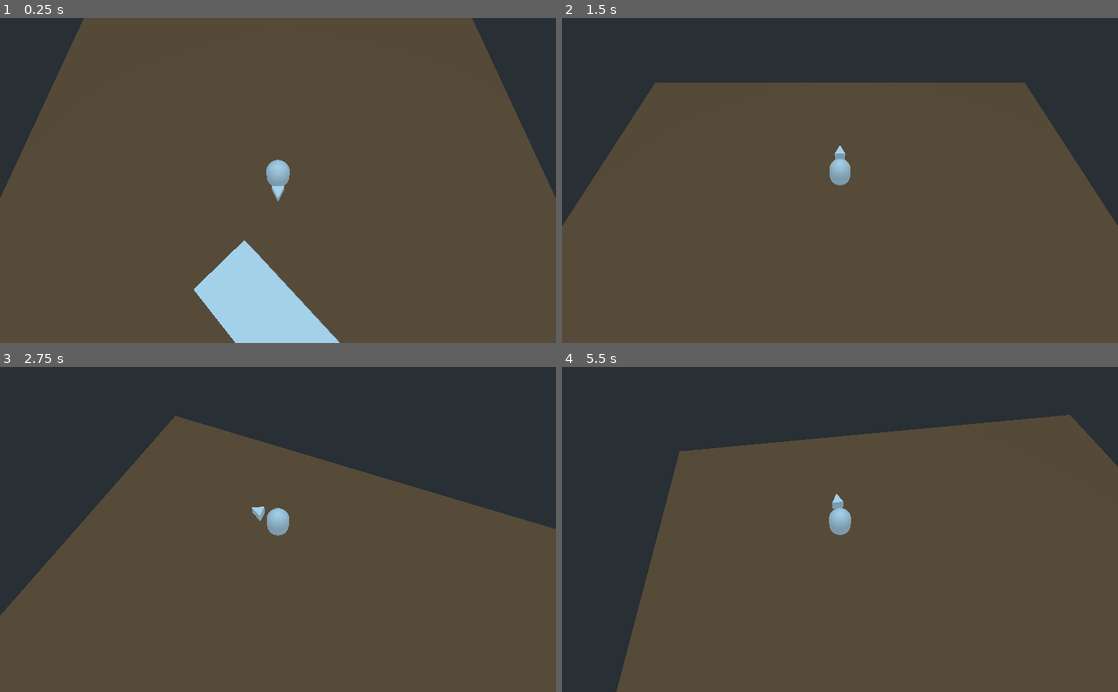
Above: before the commit, frames 1-4 (two rows, left to right).
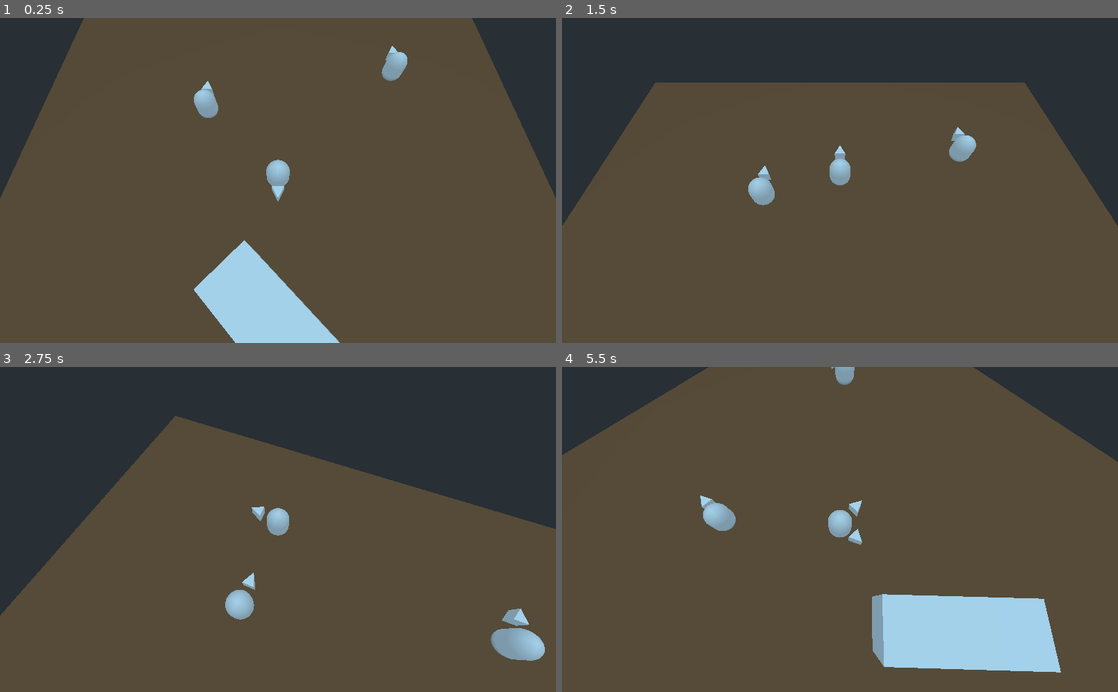
Above: after the commit, the same moments.

Repository: dannytaylor/ld47
Game: Godot game, scene res://scenes/DevinTest.tscn
Same seed, same stepped clock (60 frames per second), same inputs: the game is played once before the commit and once after it.
Inputs:
- Up to frame 1 (0.25 s): no input
- Up to frame 2 (1.5 s): tap Enter at 0.5 s; hold Space (player_slash) 0.53-1.28 s; hold W (player_move_up) from 0.53 s (still down); tap Space (player_slash) at 1.35 s
- Up to frame 3 (2.75 s): release W (player_move_up) at 2.03 s; hold A (player_move_left) from 2.03 s (still down); hold Space (player_slash) from 2.03 s (still down)
- Up to frame 4 (5.5 s): release Space (player_slash) at 2.78 s; tap Space (player_slash) at 2.85, 4.35 s; release A (player_move_left) at 3.53 s; hold S (player_move_down) 3.53-4.28 s; hold Space (player_slash) 3.53-4.28 s; hold D (player_move_right) 4.28-5.03 s; hold W (player_move_up) from 5.03 s (still down); hold Space (player_slash) from 5.03 s (still down)

The runs differ from the first frame. In frame 1, 0.6% of the frame differs, in the area x 34-74%, y 8-31%; in frame 2, 0.7%; in frame 3, 1.4%; in frame 4, 34%, in the area x 0-100%, y 0-100%.

Commit message:
You can kill enemies. They will be killed by your phantoms

Diff:
--- a/project/objects/buildings/Building.tscn
+++ b/project/objects/buildings/Building.tscn
@@ -7,6 +7,8 @@
 size = Vector3( 10, 5, 4 )
 
 [node name="Building" type="StaticBody"]
+collision_layer = 1024
+collision_mask = 3
 
 [node name="CollisionShape" type="CollisionShape" parent="."]
 transform = Transform( 1, 0, 0, 0, 1, 0, 0, 0, 1, 0, 2, 0 )
--- /dev/null
+++ b/project/objects/enemy/Enemy.gd
@@ -0,0 +1,51 @@
+extends Spatial
+class_name Enemy
+
+const enemy_material = preload("res://objects/enemy/enemy_material.tres")
+const highlight_material = preload("res://objects/enemy/outline_material.tres")
+
+var highlight : bool = false setget _set_highlight
+
+enum EnemyKillState {
+	IDLE,
+	PREVIOUSLY_KILLED
+}
+var kill_state = EnemyKillState.IDLE
+
+onready var start_position : Vector3 = transform.origin
+
+func _set_highlight(_highlight):
+	highlight = _highlight
+	var new_material = highlight_material if highlight else null
+	$MeshInstance.material_override = new_material
+
+# Called when the node enters the scene tree for the first time.
+func _ready():
+
+	#Listen for any players rewinding
+	var player = get_tree().get_nodes_in_group("player")[0]
+	player.connect("rewind", self, "_on_player_rewind")
+
+	pass # Replace with function body.
+
+func rewind():
+
+	#TODO: If we are dying/dead play the animation backwards
+
+	#TODO: If we caught the player, play animation backwards
+
+	#Reset position just in case
+	transform.origin = start_position
+	#$AnimationPlayer.play("idle")
+
+func kill():
+	#Mark as dead
+	kill_state = EnemyKillState.PREVIOUSLY_KILLED
+
+	#Play death animation
+	$AnimationPlayer.play("die")
+
+func _on_player_rewind(successful):
+
+	#Kick off the rewind sequence
+	rewind()
--- /dev/null
+++ b/project/objects/enemy/Enemy.tscn
@@ -0,0 +1,59 @@
+[gd_scene load_steps=7 format=2]
+
+[ext_resource path="res://objects/enemy/Enemy.gd" type="Script" id=1]
+[ext_resource path="res://objects/enemy/enemy_material.tres" type="Material" id=2]
+
+[sub_resource type="CapsuleMesh" id=1]
+
+[sub_resource type="PrismMesh" id=2]
+
+[sub_resource type="Animation" id=3]
+resource_name = "die"
+tracks/0/type = "value"
+tracks/0/path = NodePath(".:rotation_degrees")
+tracks/0/interp = 1
+tracks/0/loop_wrap = true
+tracks/0/imported = false
+tracks/0/enabled = true
+tracks/0/keys = {
+"times": PoolRealArray( 0, 1 ),
+"transitions": PoolRealArray( 1, 1 ),
+"update": 0,
+"values": [ Vector3( 0, 0, 0 ), Vector3( 0, 0, 90 ) ]
+}
+
+[sub_resource type="Animation" id=4]
+resource_name = "idle"
+loop = true
+tracks/0/type = "value"
+tracks/0/path = NodePath(".:translation")
+tracks/0/interp = 1
+tracks/0/loop_wrap = true
+tracks/0/imported = false
+tracks/0/enabled = true
+tracks/0/keys = {
+"times": PoolRealArray( 0, 0.5 ),
+"transitions": PoolRealArray( 1, 1 ),
+"update": 0,
+"values": [ Vector3( 0, 0, 0 ), Vector3( 0, -1, 0 ) ]
+}
+
+[node name="Enemy" type="Spatial" groups=[
+"enemy",
+]]
+transform = Transform( 1, 0, 0, 0, 1, 0, 0, 0, 1, 0, -0.203217, 0 )
+script = ExtResource( 1 )
+
+[node name="MeshInstance" type="MeshInstance" parent="."]
+transform = Transform( -1.62921e-07, -1, 0, -1.62921e-07, 2.65431e-14, -1, 1, -1.62921e-07, -1.62921e-07, 0, 2, 0 )
+mesh = SubResource( 1 )
+material/0 = ExtResource( 2 )
+
+[node name="DirectionIndicator" type="MeshInstance" parent="."]
+transform = Transform( 0.5, 0, 0, 0, -8.14603e-08, -0.5, 0, 0.5, -8.14603e-08, 0, 2, 2 )
+mesh = SubResource( 2 )
+material/0 = null
+
+[node name="AnimationPlayer" type="AnimationPlayer" parent="."]
+anims/die = SubResource( 3 )
+anims/idle = SubResource( 4 )
--- /dev/null
+++ b/project/objects/enemy/enemy_material.tres
@@ -0,0 +1,3 @@
+[gd_resource type="SpatialMaterial" format=2]
+
+[resource]
--- /dev/null
+++ b/project/objects/enemy/outline_material.tres
@@ -0,0 +1,11 @@
+[gd_resource type="SpatialMaterial" load_steps=2 format=2]
+
+[sub_resource type="SpatialMaterial" id=1]
+flags_unshaded = true
+params_cull_mode = 1
+params_grow = true
+params_grow_amount = 0.1
+albedo_color = Color( 1, 0.678431, 0, 1 )
+
+[resource]
+next_pass = SubResource( 1 )
--- /dev/null
+++ b/project/objects/game/GameController.gd
@@ -0,0 +1,26 @@
+extends Spatial
+
+const PhantomScene = preload("res://objects/hero/Phantom.tscn")
+
+onready var player : Hero = get_tree().get_nodes_in_group("player")[0]
+
+# Called when the node enters the scene tree for the first time.
+func _ready():
+
+	#Listen for any players rewinding
+	player.connect("rewind", self, "_on_player_rewind")
+
+
+func _on_player_rewind(target):
+
+	#We need to spawn a new phantom if the player 'got the kill'
+	if target:
+		var playback_data = player.player_inputs.record
+		var new_phantom = PhantomScene.instance()
+		add_child(new_phantom)
+		new_phantom.playback_data = playback_data
+		new_phantom.transform.origin = player.transform.origin
+		new_phantom.target_enemy = target
+	else:
+		#Plain restart, got caught or something
+		pass
--- a/project/objects/hero/Hero.gd
+++ b/project/objects/hero/Hero.gd
@@ -1,9 +1,15 @@
 extends KinematicBody
+class_name Hero
 
-var controlled : bool = true  # Hero is always controlled by the player
+signal rewind(target)
 
 var facing : Vector3 = Vector3.FORWARD
 var speed = 10  # Units per second
+
+var slash_range_squared = 10  # Units squared distance from an enemy to be in range
+var target_enemy : Enemy
+
+onready var start_position : Vector3 = transform.origin
 
 class PlayerInputs:
 
@@ -11,6 +17,49 @@
 	var down = false
 	var left = false
 	var right = false
+
+	var recording = false
+	var record = []
+	var playback = false
+
+	func _init(playback_data:Array=[]):
+
+		#We have either playback or recording
+		if playback_data and playback_data.size():
+			playback = true
+			record = playback_data
+		else:
+			#No data, we must be recording then
+			recording = true
+
+
+	func record_state():
+		if not recording:
+			return
+
+		var copy = PlayerInputs.new()
+		copy.up = up
+		copy.down = down
+		copy.left = left
+		copy.right = right
+		record.append(copy)
+
+	func playback_state(timestep:int):
+		if not playback:
+			return true
+
+		#Do we have an action for this timestep or is the playback complete?
+		var playback_complete = timestep >= record.size()
+		if playback_complete:
+			return true
+
+		#Set our actions accordingly
+		var copy = record[timestep]
+		up = copy.up
+		down = copy.down
+		left = copy.left
+		right = copy.right
+		return false
 
 	func update_with_event(event: InputEventKey):
 		if event.is_action_pressed("player_move_up"):
@@ -40,51 +89,67 @@
 		var x = (1 if left else 0) + (-1 if right else 0)
 		var vector = Vector3(x, 0, z)
 		return vector
-
 var player_inputs = PlayerInputs.new()
-
-enum HeroState {
-	PLAYING,
-	SLASHING
-}
-var hero_state = HeroState.PLAYING
 
 # Called when the node enters the scene tree for the first time.
 func _ready():
-
-	if controlled:
-		set_process_unhandled_key_input(true)
-
+	set_process_unhandled_key_input(true)
 	set_physics_process(true)
 
 func _physics_process(delta):
-
 	_process_movement(delta)
 
+	_check_enemy()
 
+func _process_movement(delta):
+	#Determine the angle of movement based on the player inputs
+	player_inputs.record_state()
+	_apply_movement()
 
-	pass
+func _apply_movement():
+	var direction = player_inputs.to_vector()
+	if direction == Vector3.ZERO:
+		return
 
-func _process_movement(delta : float):
-	if hero_state == HeroState.PLAYING:
+	#Face that direction
+	look_at(transform.origin + direction, Vector3.UP)
 
-		#Determine the angle of movement based on the player inputs
-		var direction = player_inputs.to_vector()
-		if direction == Vector3.ZERO:
-			return
+	#Move in the direction
+	var velocity = direction * speed
+	move_and_slide(velocity)
 
-		#Face that direction
-		look_at(transform.origin + direction, Vector3.UP)
+func _check_enemy():
 
-		#Move in the direction
-		var velocity = direction * speed
-		move_and_slide(velocity)
+	#Look through all enemies
+	target_enemy = null
+	for enemy in get_tree().get_nodes_in_group("enemy"):
+		#Has it been killed already? Is it close enough?
+		var distance = global_transform.origin.distance_squared_to(enemy.transform.origin)
+		if enemy.kill_state == Enemy.EnemyKillState.IDLE and distance < slash_range_squared:
+			#We can target this enemy
+			#Mark targetted
+			target_enemy = enemy
+			enemy.highlight = true
+		else:
+			enemy.highlight = false
+
+func rewind(target=null):
+	#TODO: This will be painful
+
+	#Reset back to the start position
+	transform.origin = start_position
+
+	#Announce we've begun a rewind
+	emit_signal("rewind", target)
+	player_inputs = PlayerInputs.new()
 
 func _handle_slash_input(event):
 
 	if event.is_action_pressed("player_slash"):
-		print("Player slashed!")
-		pass
+		#Do we have a target?
+		if target_enemy:
+			print("Player slashed!")
+			rewind(target_enemy)
 
 func _unhandled_key_input(event):
 
--- a/project/objects/hero/Hero.tscn
+++ b/project/objects/hero/Hero.tscn
@@ -13,6 +13,7 @@
 "hero",
 "player",
 ]]
+collision_mask = 1024
 script = ExtResource( 1 )
 
 [node name="MeshInstance" type="MeshInstance" parent="."]
--- /dev/null
+++ b/project/objects/hero/Phantom.gd
@@ -0,0 +1,60 @@
+extends Hero
+
+var playback_data : Array = [] setget _set_playback_data
+var playback_timestep : int = 0
+var playback_paused : bool = true
+
+func _ready():
+	._ready()
+	set_process_unhandled_key_input(false)
+	start_playback()
+
+	#Listen for any players rewinding
+	var player = get_tree().get_nodes_in_group("player")[0]
+	player.connect("rewind", self, "_on_player_rewind")
+
+func _set_playback_data(_playback_data):
+	playback_data = _playback_data
+	player_inputs = PlayerInputs.new(playback_data)
+
+func _process_movement(delta : float):
+
+	#Set the recording to the right playback step
+	if not playback_paused:
+		var done = player_inputs.playback_state(playback_timestep)
+		playback_timestep += 1
+		_apply_movement()
+
+		#If we are done, stop time and kill our target
+		if done:
+			playback_paused = true
+			target_enemy.kill()
+
+
+func _check_enemy():
+	return
+
+func start_playback():
+	#First, wait a bit
+	playback_paused = true
+	$DelayTimer.start()
+	yield($DelayTimer, "timeout")
+
+	#Start playback
+	player_inputs = PlayerInputs.new(playback_data)
+	playback_timestep = 0
+	playback_paused = false
+
+func rewind(successful=true):
+	#TODO: This will be painful
+
+	#Reset back to the start position
+	transform.origin = start_position
+
+	#Start the playback again
+	start_playback()
+
+func _on_player_rewind(successful):
+
+	#Kick off the rewind sequence
+	rewind()
--- /dev/null
+++ b/project/objects/hero/Phantom.tscn
@@ -0,0 +1,15 @@
+[gd_scene load_steps=4 format=2]
+
+[ext_resource path="res://objects/hero/Hero.tscn" type="PackedScene" id=1]
+[ext_resource path="res://objects/hero/phantom_material.tres" type="Material" id=2]
+[ext_resource path="res://objects/hero/Phantom.gd" type="Script" id=3]
+
+[node name="Phantom" instance=ExtResource( 1 )]
+collision_layer = 2
+script = ExtResource( 3 )
+
+[node name="MeshInstance" parent="." index="0"]
+material/0 = ExtResource( 2 )
+
+[node name="DelayTimer" type="Timer" parent="." index="3"]
+one_shot = true
--- /dev/null
+++ b/project/objects/hero/phantom_material.tres
@@ -0,0 +1,5 @@
+[gd_resource type="SpatialMaterial" format=2]
+
+[resource]
+flags_transparent = true
+albedo_color = Color( 1, 1, 1, 0.415686 )
--- a/project/project.godot
+++ b/project/project.godot
@@ -8,9 +8,20 @@
 
 config_version=4
 
-_global_script_classes=[  ]
+_global_script_classes=[ {
+"base": "Spatial",
+"class": "Enemy",
+"language": "GDScript",
+"path": "res://objects/enemy/Enemy.gd"
+}, {
+"base": "KinematicBody",
+"class": "Hero",
+"language": "GDScript",
+"path": "res://objects/hero/Hero.gd"
+} ]
 _global_script_class_icons={
-
+"Enemy": "",
+"Hero": ""
 }
 
 [application]
--- a/project/scenes/DevinTest.tscn
+++ b/project/scenes/DevinTest.tscn
@@ -1,11 +1,14 @@
-[gd_scene load_steps=5 format=2]
+[gd_scene load_steps=7 format=2]
 
 [ext_resource path="res://objects/environment/Ground.tscn" type="PackedScene" id=1]
 [ext_resource path="res://objects/hero/Hero.tscn" type="PackedScene" id=2]
 [ext_resource path="res://objects/buildings/Building.tscn" type="PackedScene" id=3]
 [ext_resource path="res://objects/player/PlayerCamera.tscn" type="PackedScene" id=4]
+[ext_resource path="res://objects/enemy/Enemy.tscn" type="PackedScene" id=5]
+[ext_resource path="res://objects/game/GameController.gd" type="Script" id=6]
 
 [node name="DevinTest" type="Spatial"]
+script = ExtResource( 6 )
 
 [node name="Ground" parent="." instance=ExtResource( 1 )]
 
@@ -16,3 +19,9 @@
 
 [node name="Building" parent="." instance=ExtResource( 3 )]
 transform = Transform( 0.707107, 0, -0.707107, 0, 1, 0, 0.707107, 0, 0.707107, 0, 0, -11 )
+
+[node name="Enemy" parent="." instance=ExtResource( 5 )]
+transform = Transform( 1, 0, 0, 0, 1, 0, 0, 0, 1, 6.955, -0.203, 7.257 )
+
+[node name="Enemy2" parent="." instance=ExtResource( 5 )]
+transform = Transform( 1, 0, 0, 0, 1, 0, 0, 0, 1, -12.198, -0.203, 12.122 )
